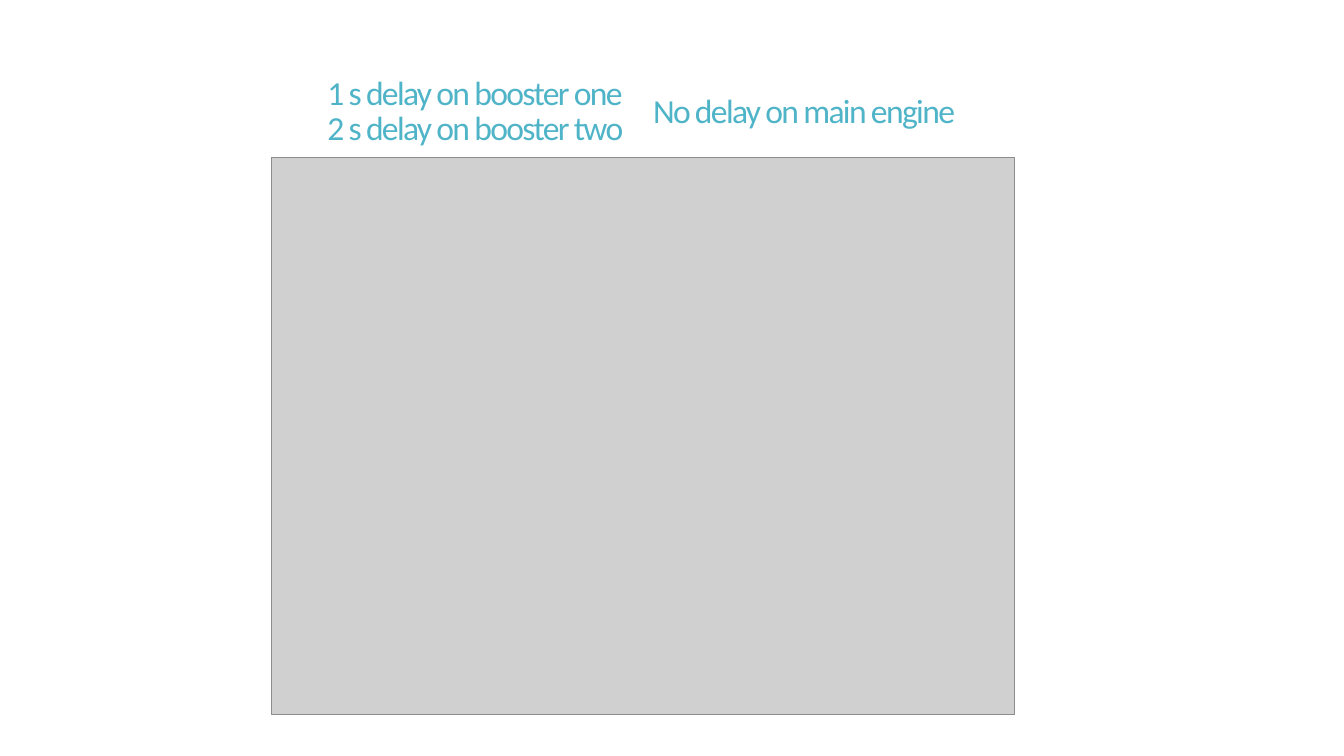
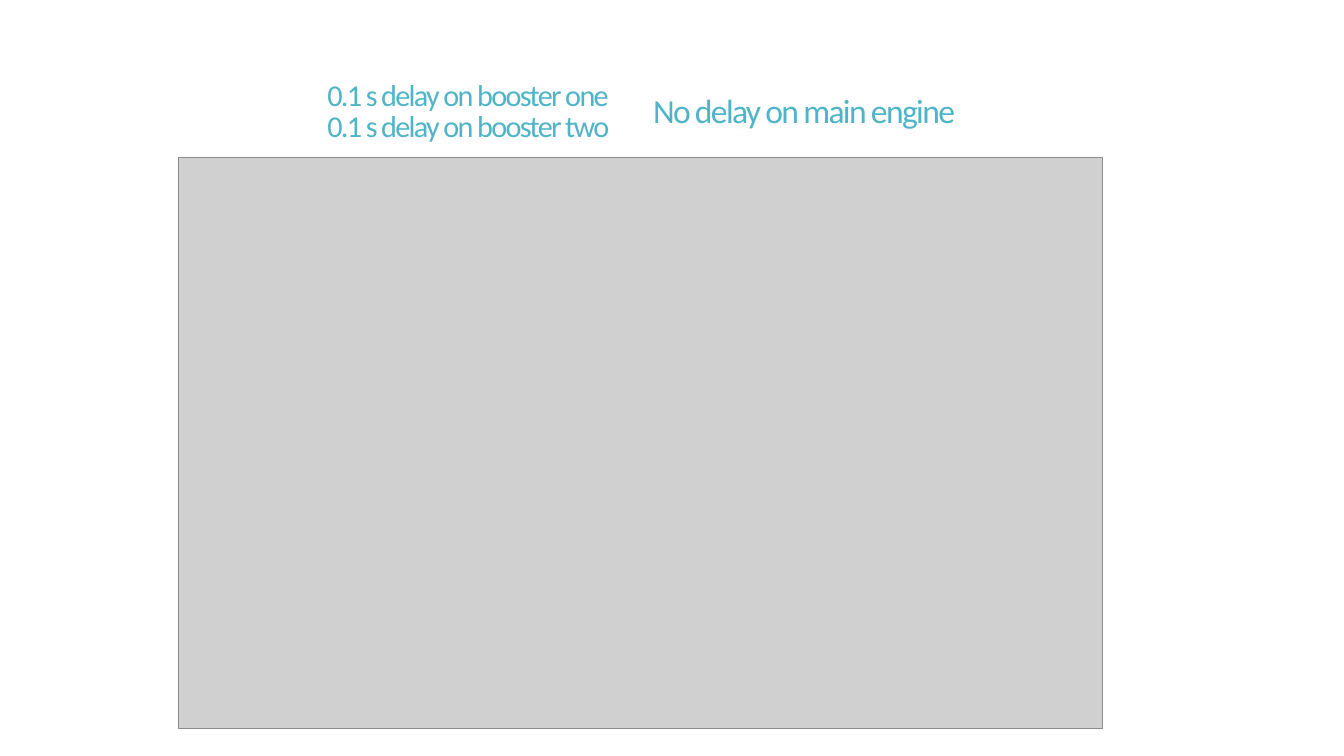
Before and after one commit to icl-rocketry/The-Complete-Final-Absolute-Sporadic-Impusle, a slide deck: slide 7 of Asynchronous_Ignition_Presentation.pptx. Drawn at 1344x756 pixels with LibreOffice and Linux fonts; fonts in the diff are those of the drawing; grey boxes stand for pictures. Boxes give left, top, right and bottom in pixels: in the first picture for what was removed or moved away, otherwise in the second. Text is boxed around its words. In the diff, an @@ line names an element or a change of style, - is before the commit and + after.

```diff
--- a/Asynchronous_Ignition_Presentation.pptx
+++ b/Asynchronous_Ignition_Presentation.pptx
@@ title at <box>327,85,609,142</box>: text changed; size 24 to 21.6 pt @@
-1 s delay on booster one
-2 s delay on booster two
+0.1 s delay on booster one
+0.1 s delay on booster two
@@ picture: place and size @@
-picture at <box>271,158,1014,716</box>
+picture at <box>178,158,1103,729</box>
```
Also in this commit, not shown: 5 other slides changed, 8 other files.
